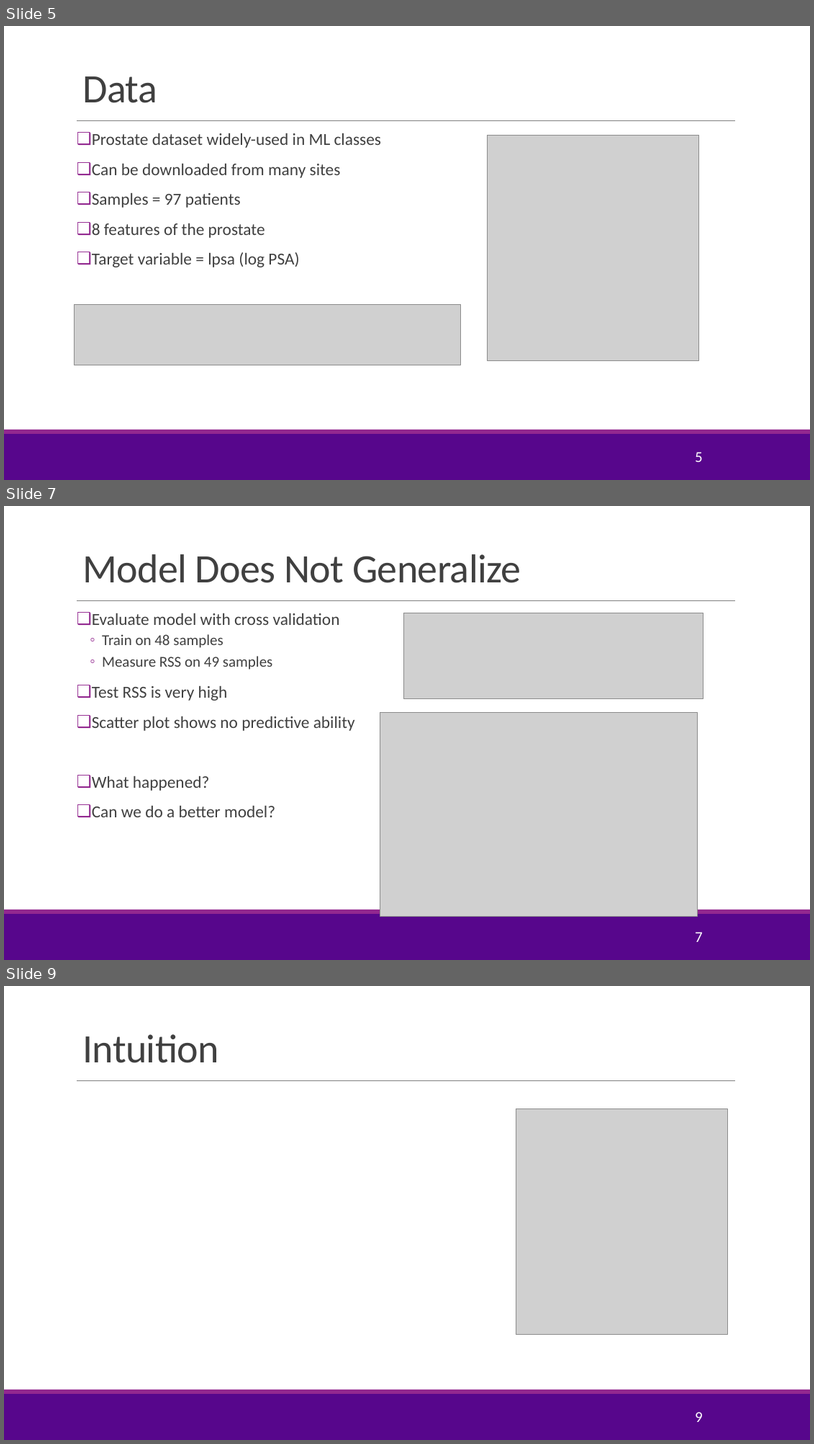
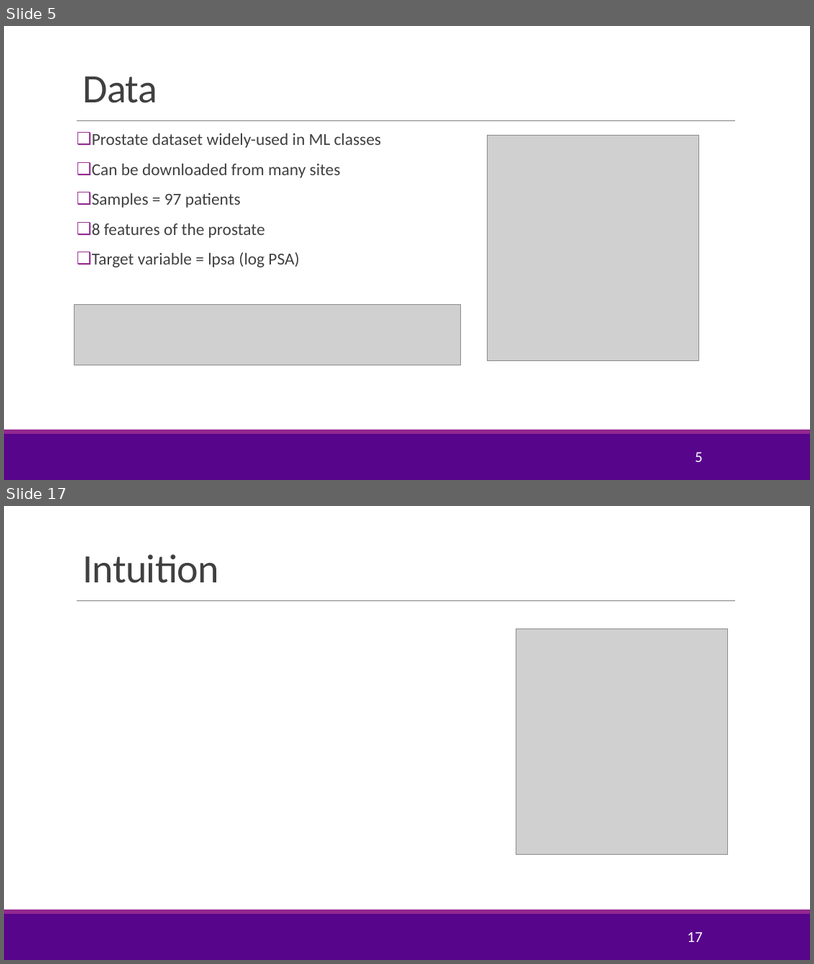
Before and after one commit to sdrangan/introml, a slide deck: lectures/Lect05_Lasso.pptx. Shown one above the other, each under a label of ours: slides 5, 7 and 9 before the commit, slides 5 and 17 after it; the slides between them are not shown. The pictures are 814x1444 and 814x964 pixels, drawn with LibreOffice and Linux fonts; fonts in the diff are those of the drawing; grey boxes stand for pictures; background and template pictures are left out. Boxes give left, top, right and bottom in pixels: in the first picture for what was removed or moved away, otherwise in the second. Text is boxed around its words. In the diff, an @@ line names an element or a change of style, - is before the commit and + after.

```diff
--- a/lectures/Lect05_Lasso.pptx
+++ b/lectures/Lect05_Lasso.pptx
@@ slide 7 removed at (4,506,810,960), background #FFFFFF; not listed: 3 template elements that a slide beside it also shows @@
@@ title removed at (82,554,522,583) @@
-Model Does Not Generalize
@@ text removed at (92,613,355,817) @@
-❑ Evaluate model with cross validation
-  ◦ Train on 48 samples
-  ◦ Measure RSS on 49 samples
-❑ Test RSS is very high
-❑ Scatter plot shows no predictive ability
-❑ What happened?
-❑ Can we do a better model?
@@ picture removed at (404,613,704,698) @@
@@ picture removed at (381,713,697,916) @@
@@ page number removed at (695,932,703,942) @@
-7
@@ what was slide 9 is now slide 17 @@
@@ page number at (687,932,702,942): text changed @@
-9
+17
```
Also in this commit, not shown: 12 slides changed, 11 slides added, 2 other slides removed, 3 other files.
